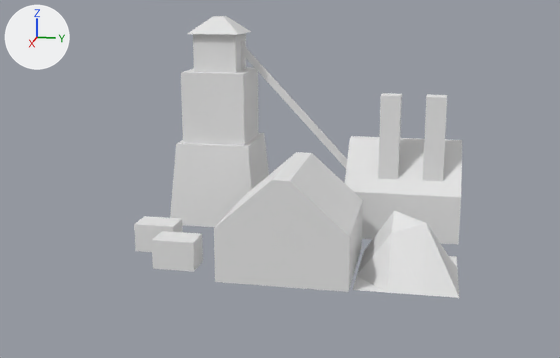
The Blender file trunk/data/models/coalmine.blend: old version first, new version second.
The view is the same before and after, from a 50 mm camera at (24.17, 6.77, 7.37) aimed at (2.71, 2.48, 2.01). The lights are fixed; the arrows at upper left show +X, +Y and +Z.
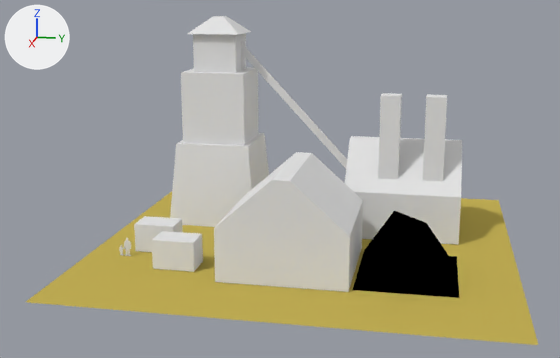
The newer file is also rescaled (x1.684), turned or shifted as a whole; pictures and numbers use the older file's frame.

Boxes [x1, y1, x2, y2] around the edits, measured in the pictures (560 x 358 px):
```json
{"object": "Plane", "change": "added", "after": [26, 191, 538, 345], "on screen": "yellow"}
{"object": "Cube.001", "change": "added", "after": [353, 211, 459, 298], "on screen": "black"}
{"object": "Jeff", "change": "added", "after": [119, 238, 131, 256]}
{"part": 1, "of": "me_cube_005", "change": "deleted", "before": [353, 211, 459, 298]}
```

Edits to the scene script, one JSON object a line:
```json
{"op": "add", "block": "mat_coal", "code": ["mat_coal = diffuse_material('Coal')", "mat_coal.base_color = (0.0, 0.0, 0.0)  # black #000000"]}
{"op": "add", "block": "mat_ground", "code": ["mat_ground = diffuse_material('Ground')", "mat_ground.base_color = (0.566, 0.448, 0.0946)  # yellow #c6b357"]}
{"block": "me_cube_005", "where": "me_cube_005.from_pydata(...)  # 112 vertices, 74 faces; spans x -6.67..1.09, y -1.18..5.33, z -2.68..6.44"}
{"block": "me_cube_005", "where": "# used by ob_cube; location = (4.95, 4.98, 1.18); rotation_euler = (1.571, 0.0, 0.0), in degrees (90, 0, 0)"}
{"block": "me_cube_005", "change": "me_cube_005 part 1: the loose piece of 16 vertices spanning x -2.17..0.92, y -1.16..0.38, z -2.61..0.01 is deleted"}
{"op": "add", "block": "me_plane", "code": ["me_plane = bpy.data.meshes.new('Plane')", "me_plane.from_pydata(...)  # 212 vertices, 214 faces; spans x -0.246..0.246, y -0.026..0.026, z -0.38..0.38"]}
{"op": "add", "block": "me_cube", "code": ["me_cube = bpy.data.meshes.new('Cube')", "me_cube.from_pydata(...)  # 16 vertices, 9 faces; spans x -2.17..0.92, y -1.16..0.38, z -2.61..0.01", "me_cube.materials.append(mat_coal)  # black #000000"]}
{"op": "add", "block": "me_plane_001", "code": ["me_plane_001 = bpy.data.meshes.new('Plane.001')", "me_plane_001.from_pydata([(10.0, 10.0, 0.0), (10.0, -10.0, 0.0), (-10.0, -10.0, 0.0), (-10.0, 10.0, 0.0)], [], [(0, 3, 2, 1)])", "me_plane_001.materials.append(mat_ground)  # yellow #c6b357"]}
{"op": "add", "block": "ob_jeff", "code": ["ob_jeff = bpy.data.objects.new('Jeff', me_plane)", "ob_jeff.location = (4.55, -1.61, 0.28)", "ob_jeff.rotation_euler = (0.0, 0.0, 1.571)  # degrees (0, 0, 90)", "ob_jeff.scale = (0.704, 0.704, 0.704)"]}
{"op": "add", "block": "ob_cube_001", "code": ["ob_cube_001 = bpy.data.objects.new('Cube.001', me_cube)", "ob_cube_001.location = (4.95, 4.98, 1.18)", "ob_cube_001.rotation_euler = (1.571, 0.0, 0.0)  # degrees (90, 0, 0)"]}
{"op": "add", "block": "ob_plane", "code": ["ob_plane = bpy.data.objects.new('Plane', me_plane_001)", "ob_plane.location = (2.25, 3.24, 0.01)", "ob_plane.rotation_euler = (0.0, 0.0, 1.571)  # degrees (0, 0, 90)", "ob_plane.scale = (0.594, 0.594, 0.594)"]}
```
